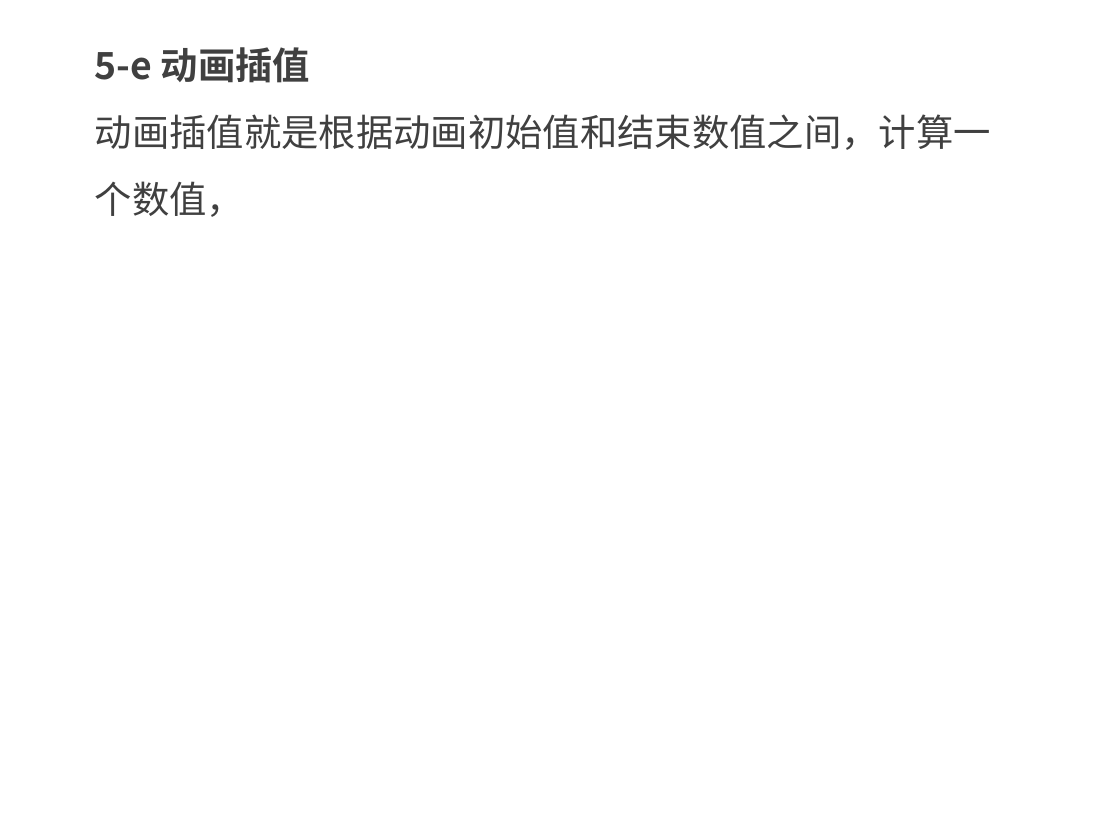
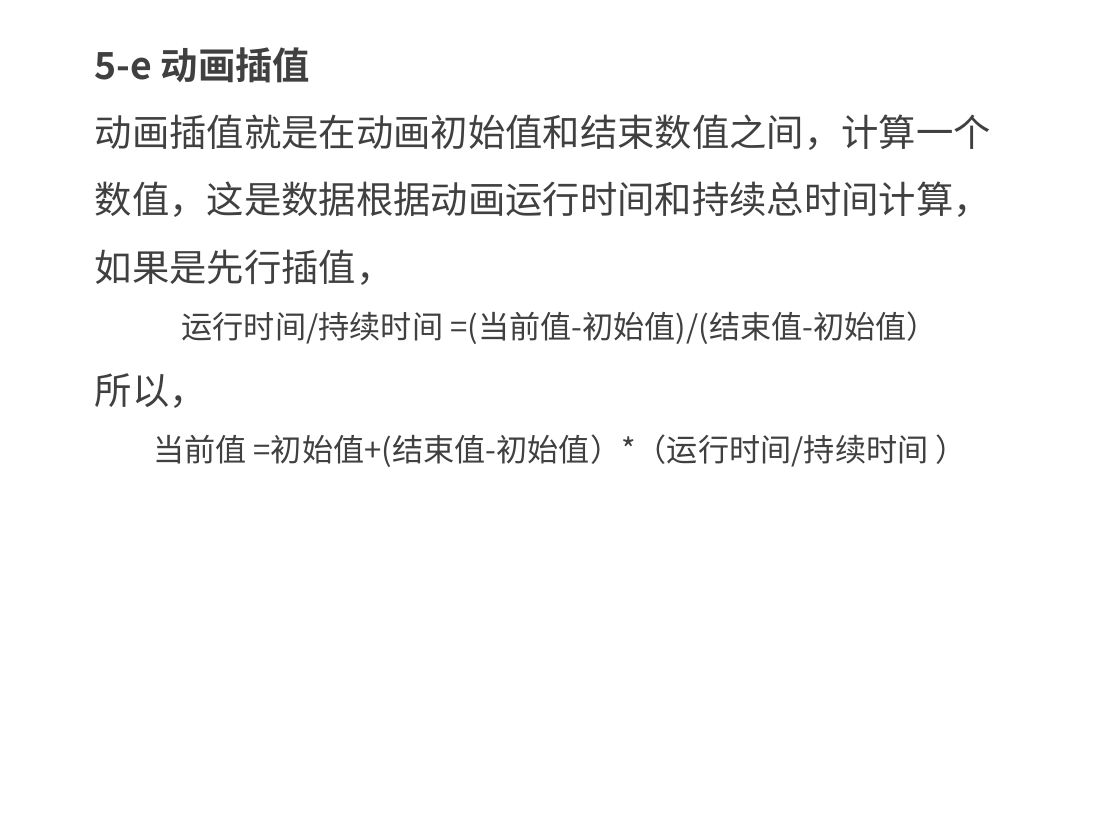
Before and after one commit to kong66/webAni, a slide deck: slide 25 of 23-svg-low-poly-transform/23.pptx. Drawn at 1120x840 pixels with LibreOffice and Linux fonts; fonts in the diff are those of the drawing. Boxes give left, top, right and bottom in pixels: in the first picture for what was removed or moved away, otherwise in the second. Text is boxed around its words. In the diff, an @@ line names an element or a change of style, - is before the commit and + after.

Commit message:
23

```diff
--- a/23-svg-low-poly-transform/23.pptx
+++ b/23-svg-low-poly-transform/23.pptx
@@ text at [95,114,991,467]: text changed @@
-动画插值就是根据动画初始值和结束数值之间，计算一个数值，
+动画插值就是在动画初始值和结束数值之间，计算一个数值，这是数据根据动画运行时间和持续总时间计算，如果是先行插值，
+运行时间/持续时间 =(当前值-初始值)/(结束值-初始值）
+所以，
+当前值 =初始值+(结束值-初始值）*（运行时间/持续时间 ）
```
Also in this commit, not shown: 1 slide added.
